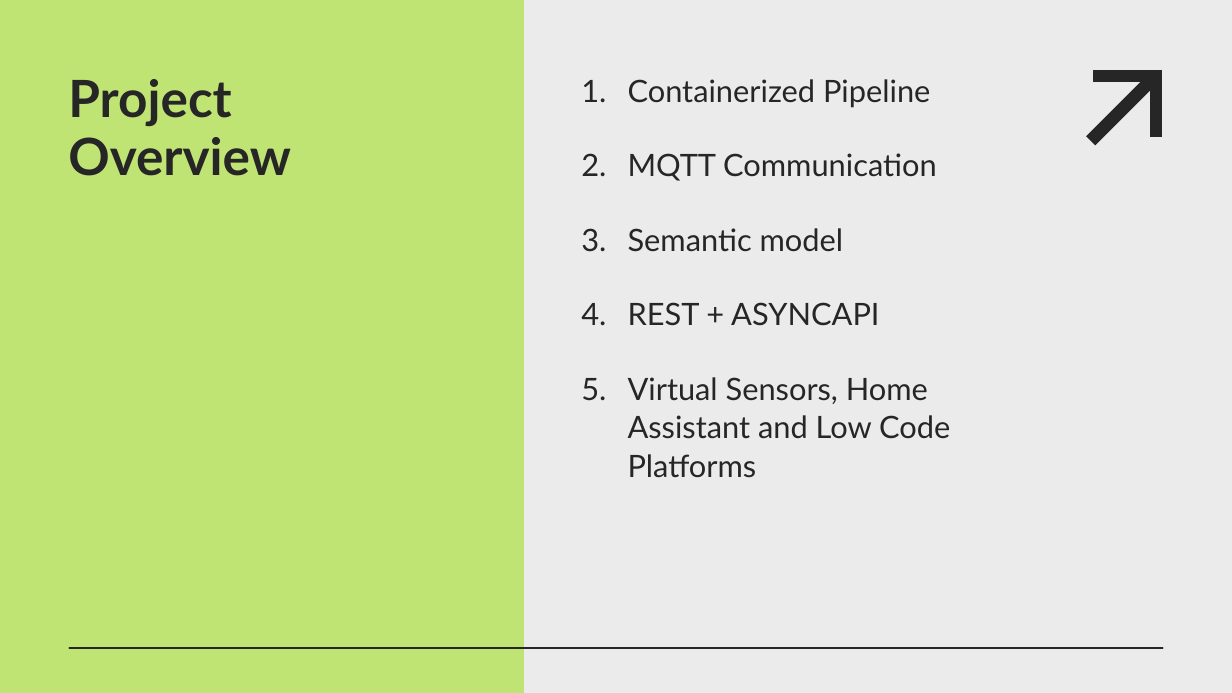
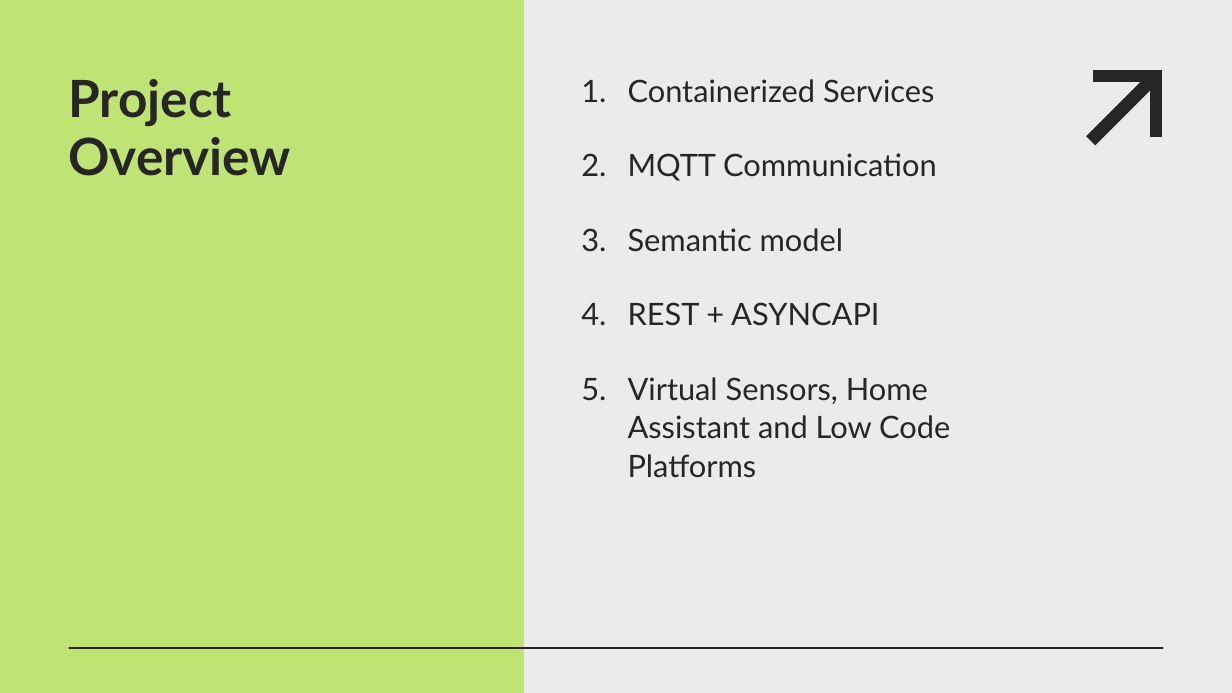
Before and after one commit to jimfil/smartWasteBinProject, a slide deck: slide 2 of presentation/team05_presentation.pptx. Drawn at 1232x693 pixels with LibreOffice and Linux fonts; fonts in the diff are those of the drawing. Boxes give left, top, right and bottom in pixels: in the first picture for what was removed or moved away, otherwise in the second. Text is boxed around its words. In the diff, an @@ line names an element or a change of style, - is before the commit and + after.

Commit message:
pptx change

```diff
--- a/presentation/team05_presentation.pptx
+++ b/presentation/team05_presentation.pptx
@@ text at (628, 79, 934, 103): text changed @@
-1. Containerized Pipeline
+1. Containerized Services
```
Also in this commit, not shown: 1 other slide changed, 2 slides added, 2 slides removed.
